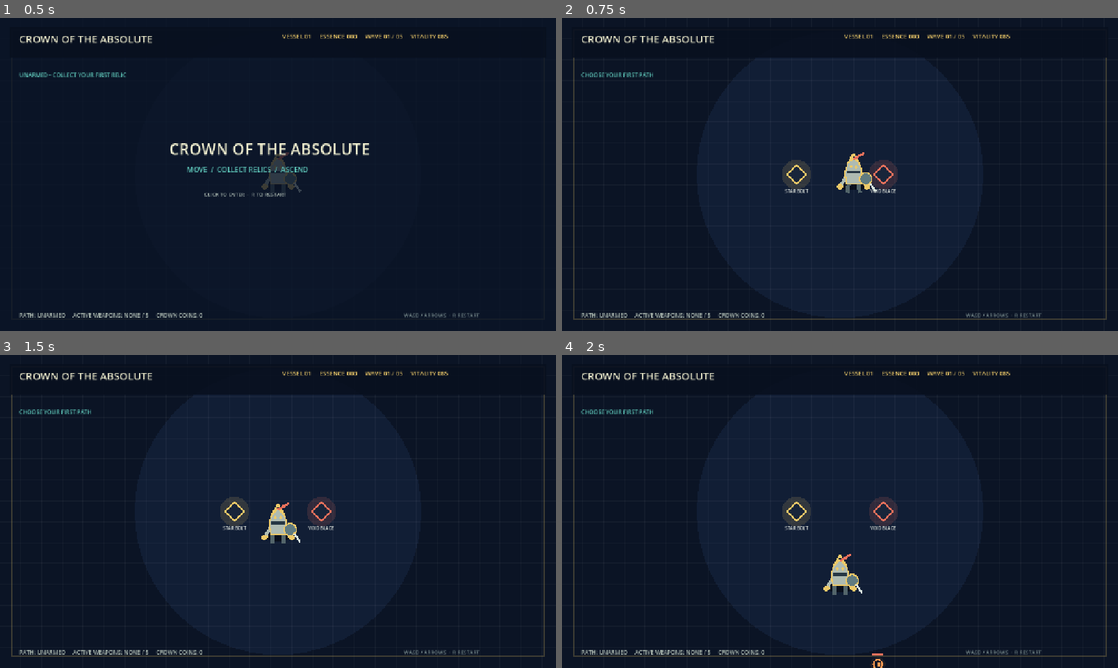
Above: before the commit, frames 1-4 (two rows, left to right).
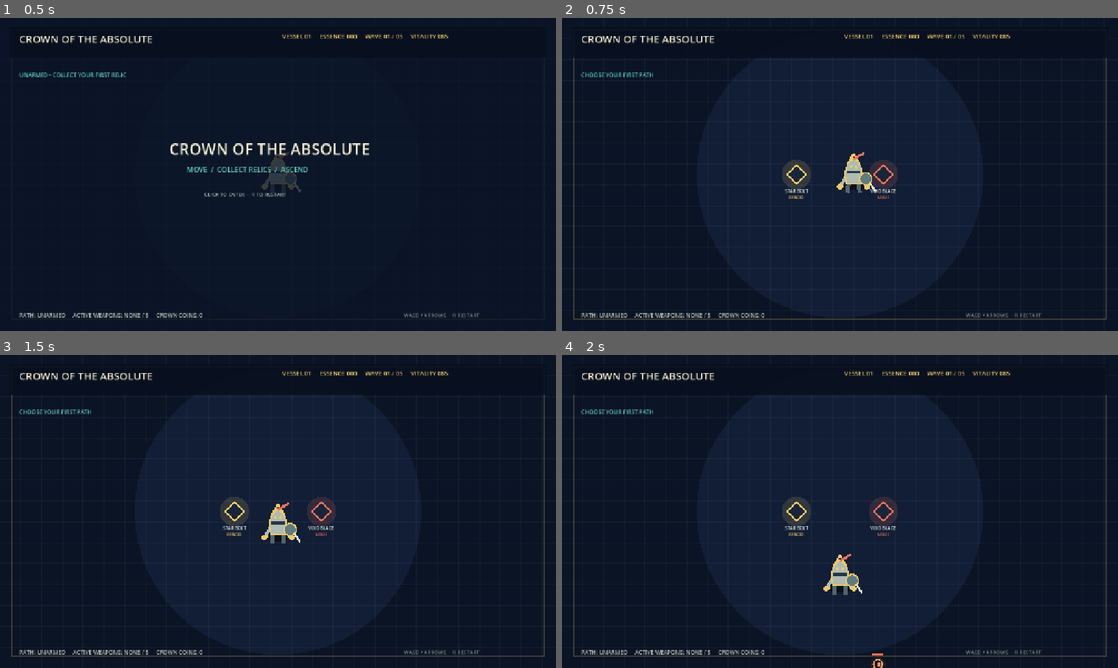
Above: after the commit, the same moments.

Repository: domaki7/new-project
Game: Godot game, scene res://main.tscn
Same seed, same stepped clock (60 frames per second), same inputs: the game is played once before the commit and once after it.
Inputs (mouse positions are in pixels of both pictures, inside the frame that each line leads up to):
- Up to frame 1 (0.5 s): no input
- Up to frame 2 (0.75 s): tap Enter at 0.5 s; move the mouse to (962, 158) at 0.52 s; hold D from 0.53 s (still down); tap R at 0.6 s; click (962, 158) at 0.67 s
- Up to frame 3 (1.5 s): move the mouse to (166, 527) at 1.27 s; release D at 1.28 s; hold S from 1.28 s (still down); tap R at 1.35 s
- Up to frame 4 (2 s): keep holding S

Frame 1 is identical in both runs. In frame 2, less than 0.1% of the frame differs, in the area x 40-59%, y 56-58%; in frame 3, less than 0.1%; in frame 4, less than 0.1%.

Commit message:
Differentiate Godot ranged visuals

Diff:
--- a/godot/main.gd
+++ b/godot/main.gd
@@ -426,8 +426,17 @@
         draw_circle(pickup.position, 34.0 + sin(elapsed * 4.0) * 5.0, Color(data.color, 0.15))
         var diamond := PackedVector2Array([pickup.position + Vector2(0, -22), pickup.position + Vector2(22, 0), pickup.position + Vector2(0, 22), pickup.position + Vector2(-22, 0)])
         draw_colored_polygon(diamond, Color("18253a")); draw_polyline(PackedVector2Array([diamond[0], diamond[1], diamond[2], diamond[3], diamond[0]]), data.color, 3.0)
-        draw_string(ThemeDB.fallback_font, pickup.position + Vector2(-55, 42), pickup.name, HORIZONTAL_ALIGNMENT_CENTER, 110, 10, Color("edf2e9"))
-    for projectile in projectiles: draw_circle(projectile.position, projectile.radius, projectile.color)
+        draw_string(ThemeDB.fallback_font, pickup.position + Vector2(-55, 42), pickup.name, HORIZONTAL_ALIGNMENT_CENTER, 110, 10, Color("edf2e9")); draw_string(ThemeDB.fallback_font, pickup.position + Vector2(-55, 56), pickup.family, HORIZONTAL_ALIGNMENT_CENTER, 110, 8, data.color)
+    for projectile in projectiles:
+        if projectile.impact:
+            draw_circle(projectile.position, projectile.radius + 8.0, Color(projectile.color, .18)); draw_arc(projectile.position, projectile.radius, 0, TAU, 24, projectile.color, 4.0)
+        elif projectile.kind == "frost":
+            var shard := PackedVector2Array([projectile.position + Vector2(0, -14), projectile.position + Vector2(8, 0), projectile.position + Vector2(0, 14), projectile.position + Vector2(-8, 0)])
+            draw_colored_polygon(shard, projectile.color); draw_polyline(PackedVector2Array([shard[0], shard[1], shard[2], shard[3], shard[0]]), Color("ffffff"), 2.0)
+        elif projectile.kind == "venom":
+            draw_circle(projectile.position, projectile.radius + 5.0, Color(projectile.color, .18)); draw_circle(projectile.position, projectile.radius, projectile.color); draw_arc(projectile.position, projectile.radius, 0, TAU, 16, Color("d9ffb7"), 2.0)
+        else:
+            draw_line(projectile.position - projectile.velocity.normalized() * 14.0, projectile.position, projectile.color, 5.0); draw_circle(projectile.position, projectile.radius, projectile.color)
     for enemy in enemies:
         draw_monster(enemy, MONSTERS[enemy.type])
     if player:
